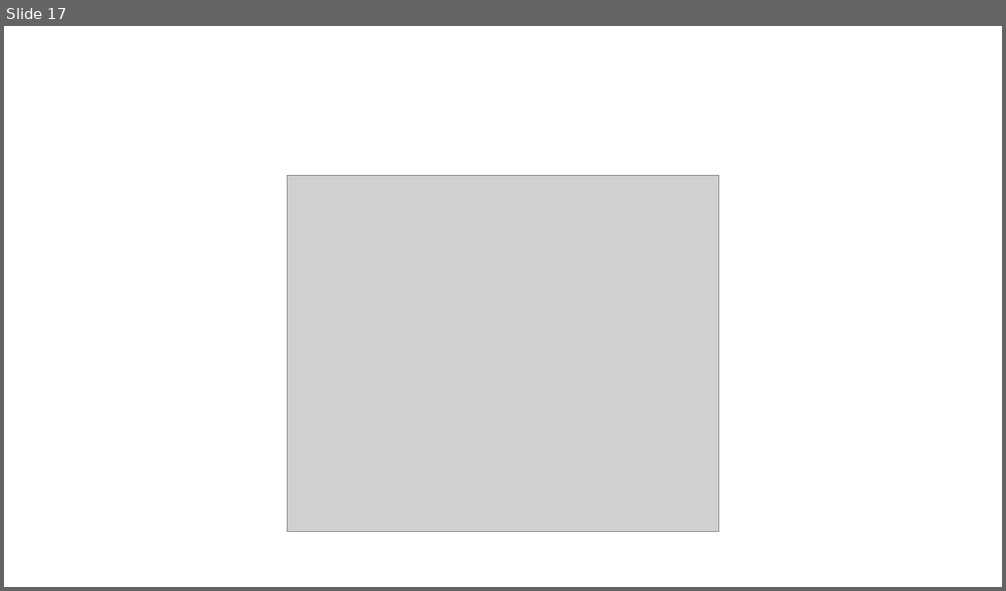
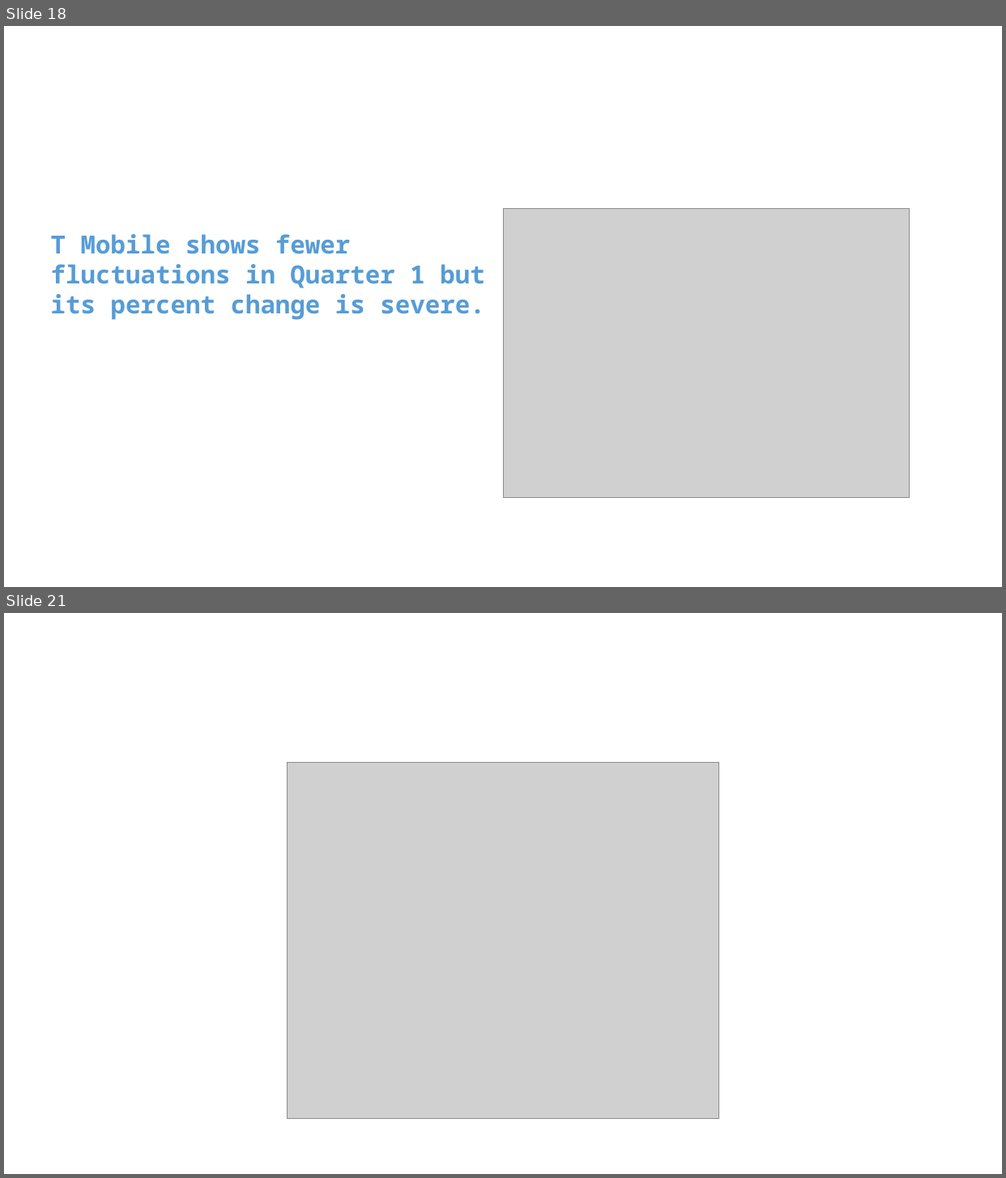
Before and after one commit to mssubaiti/Project1_Group1, a slide deck: presentation.pptx. Shown one above the other, each under a label of ours: slide 17 before the commit, slides 18 and 21 after it; the slides between them are not shown. The pictures are 1006x591 and 1006x1178 pixels, drawn with LibreOffice and Linux fonts; fonts in the diff are those of the drawing; grey boxes stand for pictures. Boxes give left, top, right and bottom in pixels: in the first picture for what was removed or moved away, otherwise in the second. Text is boxed around its words. In the diff, an @@ line names an element or a change of style, - is before the commit and + after.

```diff
--- a/presentation.pptx
+++ b/presentation.pptx
@@ slide 18 added at [4, 26, 1002, 587], background #FFFFFF @@
@@ picture added at [503, 209, 910, 497] @@
@@ text added at [51, 234, 484, 320], 24 pt, text #569CD6, bold @@
+T Mobile shows fewer fluctuations in Quarter 1 but its percent change is severe.
@@ what was slide 17 is now slide 21 @@
```
Also in this commit, not shown: 6 slides changed, 12 other slides added, 9 slides removed, 6 other files.
